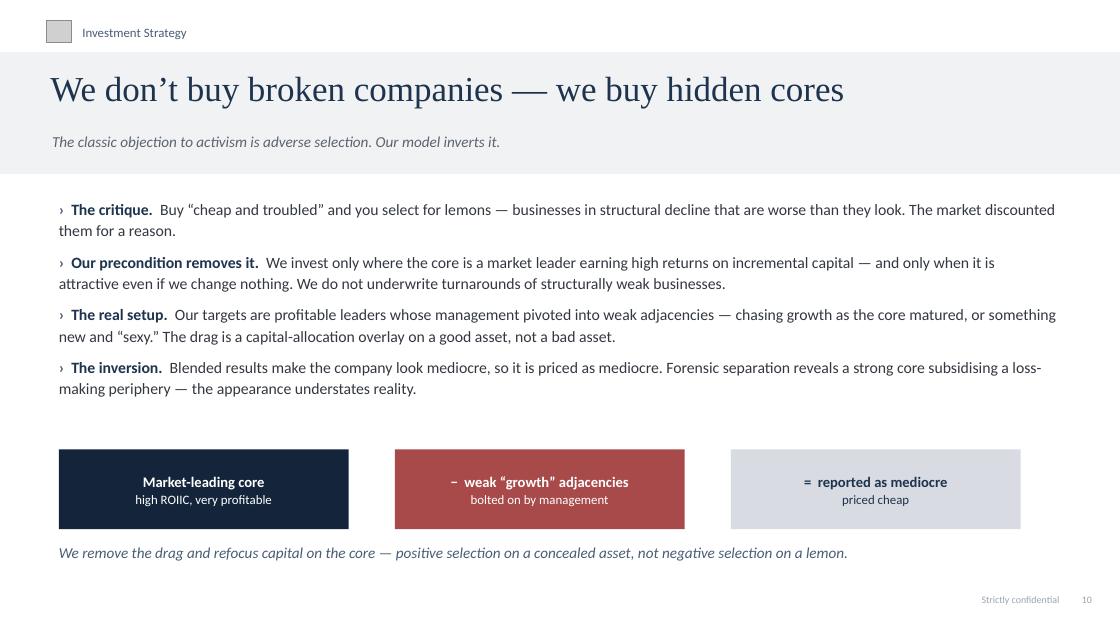
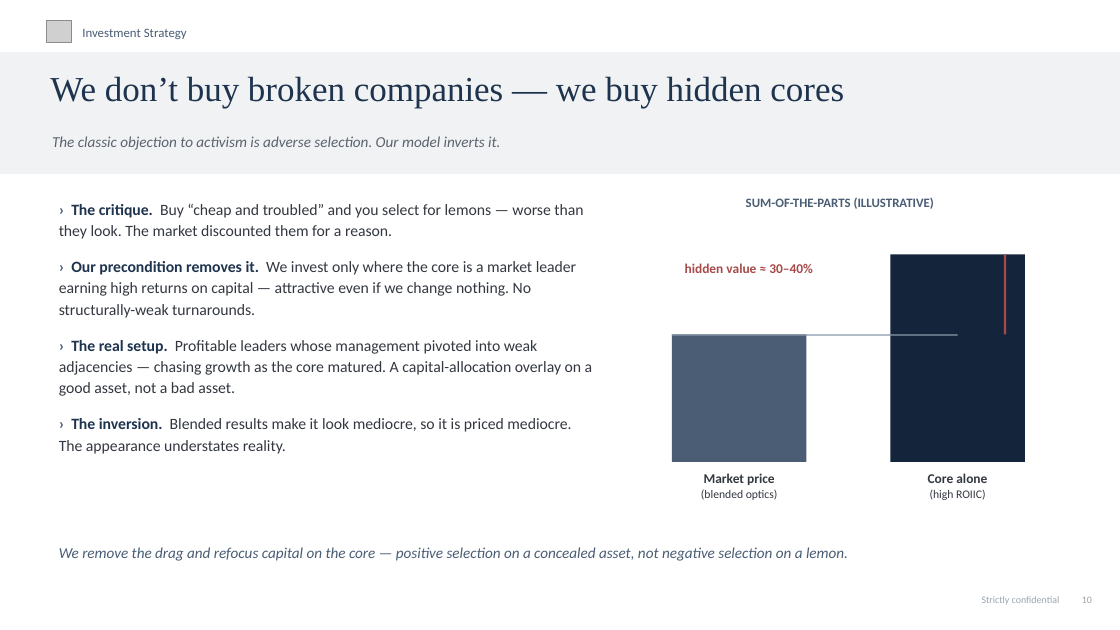
Before and after one commit to charette-lab/Claude, a slide deck: slide 13 of Athanase_Engaged_Ownership_Allocator_Deck.pptx. Drawn at 1120x630 pixels with LibreOffice and Linux fonts; fonts in the diff are those of the drawing; grey boxes stand for pictures. Boxes give left, top, right and bottom in pixels: in the first picture for what was removed or moved away, otherwise in the second. Text is boxed around its words. In the diff, an @@ line names an element or a change of style, - is before the commit and + after.

```diff
--- a/Athanase_Engaged_Ownership_Allocator_Deck.pptx
+++ b/Athanase_Engaged_Ownership_Allocator_Deck.pptx
@@ text at (x1=59, y1=204, x2=593, y2=454): text changed @@
-› The critique. Buy “cheap and troubled” and you select for lemons — businesses in structural decline that are worse than they look. The market discounted them for a reason.
-› Our precondition removes it. We invest only where the core is a market leader earning high returns on incremental capital — and only when it is attractive even if we change nothing. We do not underwrite turnarounds of structurally weak businesses.
-› The real setup. Our targets are profitable leaders whose management pivoted into weak adjacencies — chasing growth as the core matured, or something new and “sexy.” The drag is a capital-allocation overlay on a good asset, not a bad asset.
-› The inversion. Blended results make the company look mediocre, so it is priced as mediocre. Forensic separation reveals a strong core subsidising a loss-making periphery — the appearance understates reality.
+› The critique. Buy “cheap and troubled” and you select for lemons — worse than they look. The market discounted them for a reason.
+› Our precondition removes it. We invest only where the core is a market leader earning high returns on capital — attractive even if we change nothing. No structurally-weak turnarounds.
+› The real setup. Profitable leaders whose management pivoted into weak adjacencies — chasing growth as the core matured. A capital-allocation overlay on a good asset, not a bad asset.
+› The inversion. Blended results make it look mediocre, so it is priced mediocre. The appearance understates reality.
@@ text added at (x1=746, y1=198, x2=934, y2=209), 11 pt, text #4A5D75, bold @@
+SUM-OF-THE-PARTS (ILLUSTRATIVE)
@@ text added at (x1=685, y1=263, x2=813, y2=273), 11.5 pt, text #A84A4A, bold @@
+hidden value ≈ 30–40%
@@ rectangle added at (x1=891, y1=255, x2=1025, y2=462), fill #14253B @@
@@ rectangle added at (x1=1004, y1=255, x2=1007, y2=334), fill #A84A4A @@
@@ rectangle added at (x1=672, y1=334, x2=807, y2=462), fill #4A5D75 @@
@@ rectangle added at (x1=672, y1=334, x2=958, y2=336), fill #8A99AB @@
@@ rectangle removed at (x1=59, y1=450, x2=349, y2=529) @@
@@ text removed at (x1=135, y1=476, x2=272, y2=506) @@
-Market-leading core
-high ROIIC, very profitable
@@ rectangle removed at (x1=395, y1=450, x2=685, y2=529) @@
@@ text removed at (x1=464, y1=476, x2=629, y2=506) @@
-− weak “growth” adjacencies
-bolted on by management
@@ text added at (x1=701, y1=473, x2=778, y2=500), 10 pt, text #333840 @@
+Market price
+(blended optics)
@@ rectangle removed at (x1=731, y1=450, x2=1021, y2=529) @@
@@ text removed at (x1=818, y1=476, x2=948, y2=506) @@
-= reported as mediocre
-priced cheap
@@ text added at (x1=928, y1=473, x2=987, y2=500), 10 pt, text #333840 @@
+Core alone
+(high ROIIC)
```
Also in this commit, not shown: 3 other slides changed, 1 other file.
